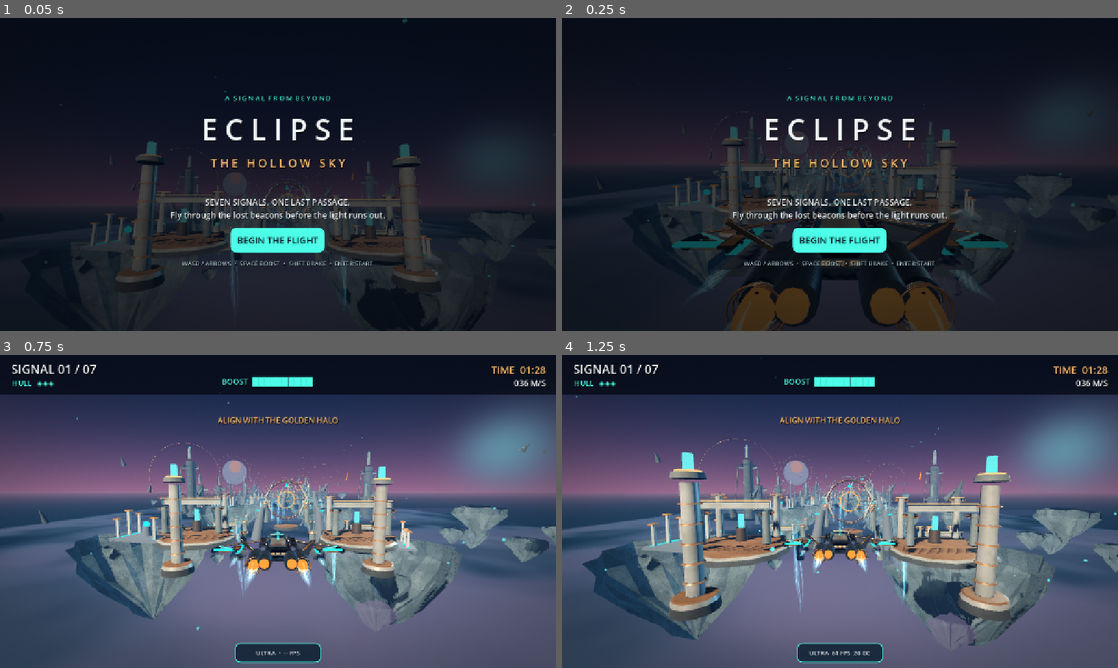
Above: before the commit, frames 1-4 (two rows, left to right).
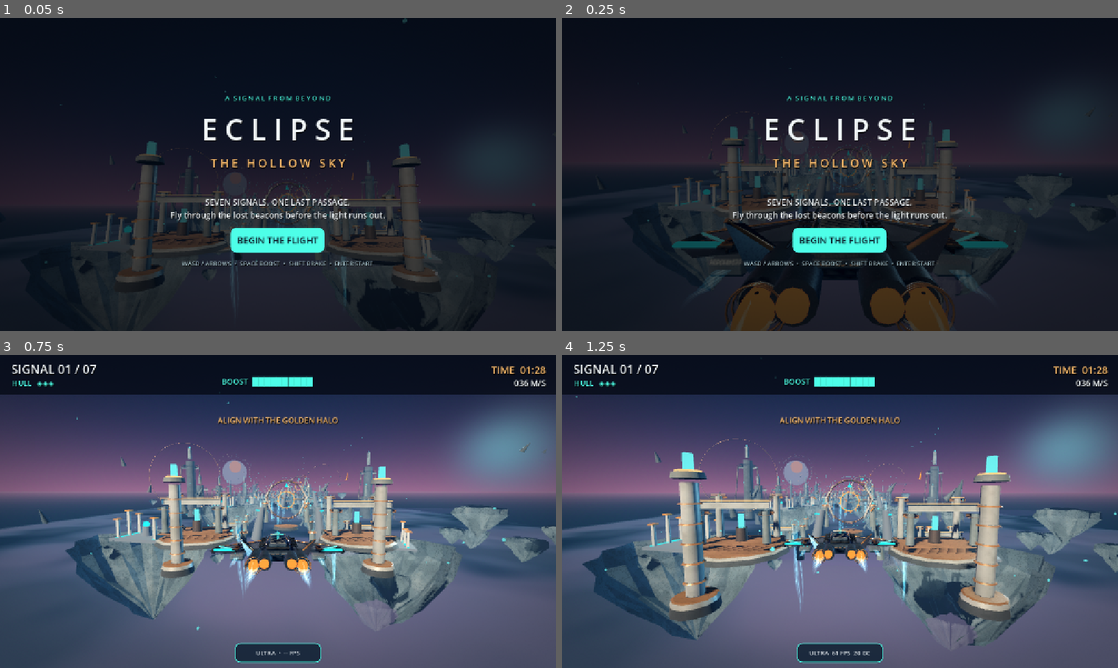
Above: after the commit, the same moments.

Repository: tpylman90-ctrl/Eclipse-The-Hollow-Sky
Game: Godot game, scene res://scenes/main.tscn
Two runs of this game, one before a commit and one after it. Both use one fixed random seed, a clock stepped at 60 frames per second and the inputs below.
Inputs:
- Up to frame 1 (0.05 s): no input
- Up to frame 2 (0.25 s): no input
- Up to frame 3 (0.75 s): click "BEGIN THE FLIGHT" at 0.5 s
- Up to frame 4 (1.25 s): no input

Frame 1 is identical in both runs. In frame 2, 0.9% of the frame differs, in the area x 22-79%, y 60-82%; in frame 3, 0.5%; in frame 4, 0.4%.

Commit message:
Render both faces of thin forged metal aviation panels

Diff:
--- a/shaders/forged_metal.gdshader
+++ b/shaders/forged_metal.gdshader
@@ -1,5 +1,5 @@
 shader_type spatial;
-render_mode diffuse_burley, specular_schlick_ggx;
+render_mode diffuse_burley, specular_schlick_ggx, cull_disabled;
 
 // ECLIPSE Ultra: brush-anisotropy impression, metal grain, microchips, clearcoat.
 // Geometry remains original. Detail lives in the material rather than texture imports.
